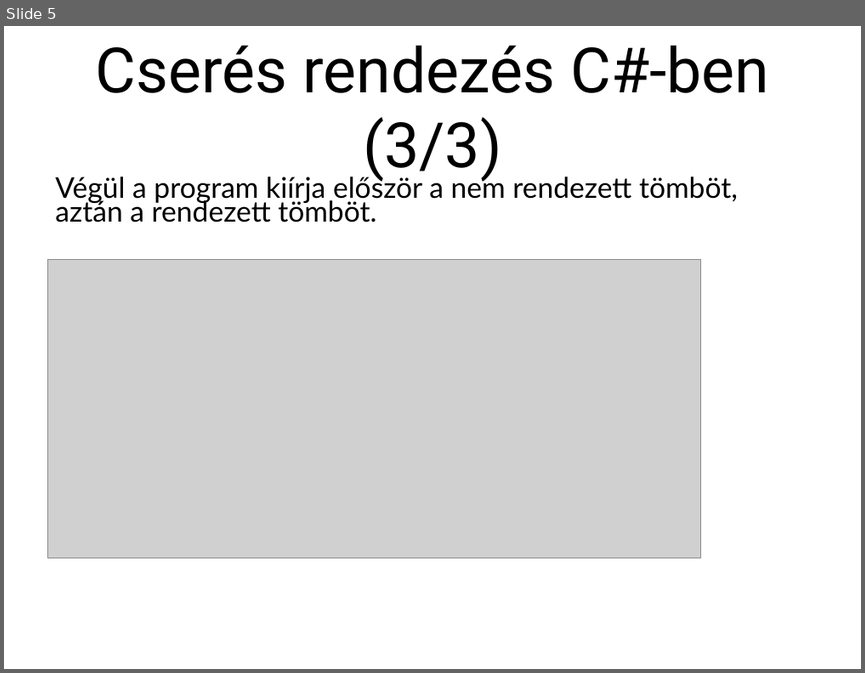
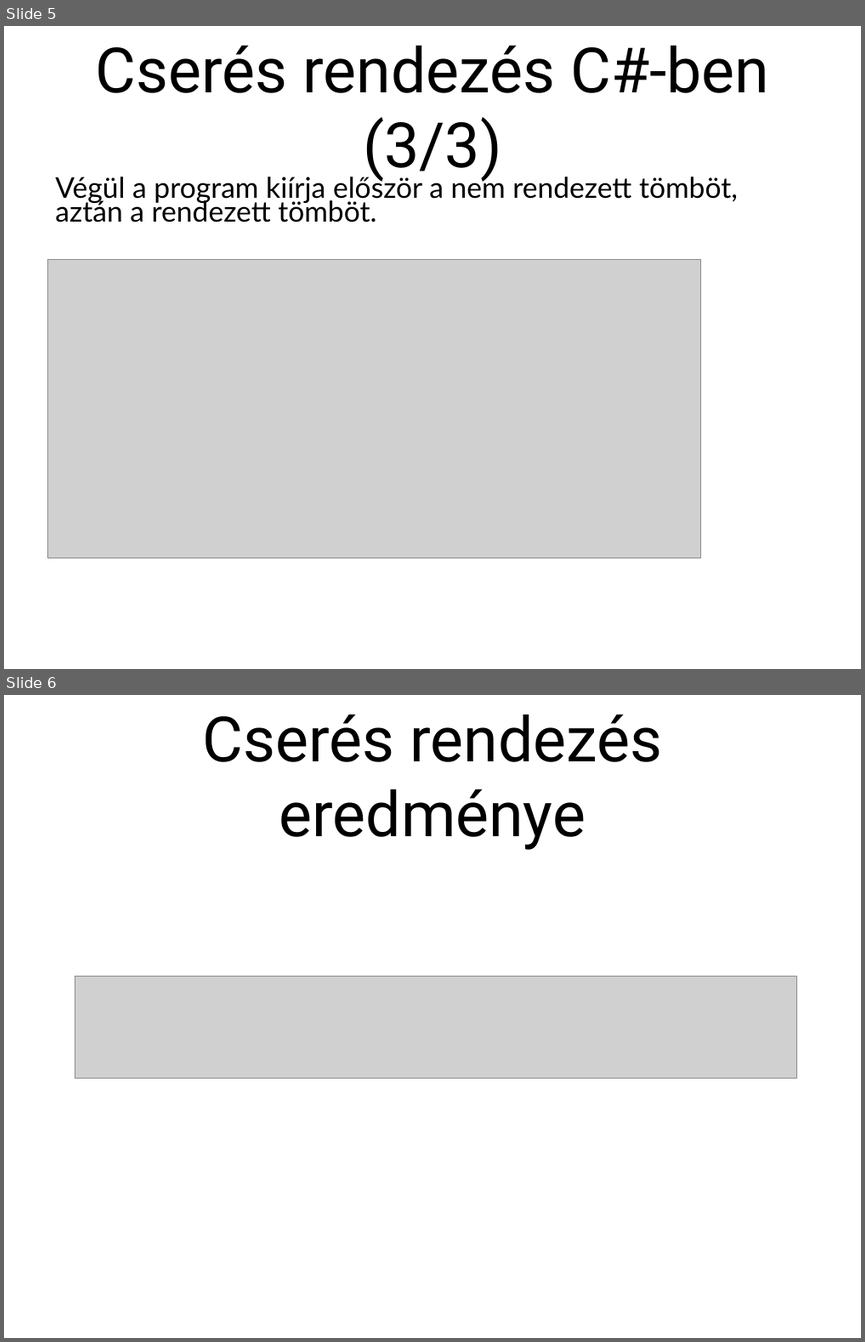
Before and after one commit to kizsi2019/KA_11D, a slide deck: Fuglovics Konor/sort.pptx. Shown one above the other, each under a label of ours: slide 5 before the commit, slides 5 and 6 after it. The pictures are 865x673 and 865x1342 pixels, drawn with LibreOffice and Linux fonts; fonts in the diff are those of the drawing; grey boxes stand for pictures; background and template pictures are left out. Boxes give left, top, right and bottom in pixels: in the first picture for what was removed or moved away, otherwise in the second. Text is boxed around its words. In the diff, an @@ line names an element or a change of style, - is before the commit and + after.

```diff
--- a/Fuglovics Konor/sort.pptx
+++ b/Fuglovics Konor/sort.pptx
@@ slide 6 added at [4,695,861,1338], background picture (left out) @@
@@ title added at [203,715,663,850], 52.5 pt, text #000000 @@
+Cserés rendezés eredménye
@@ picture added at [75,976,797,1079] @@
```
Also in this commit, not shown: 2 slides changed.
